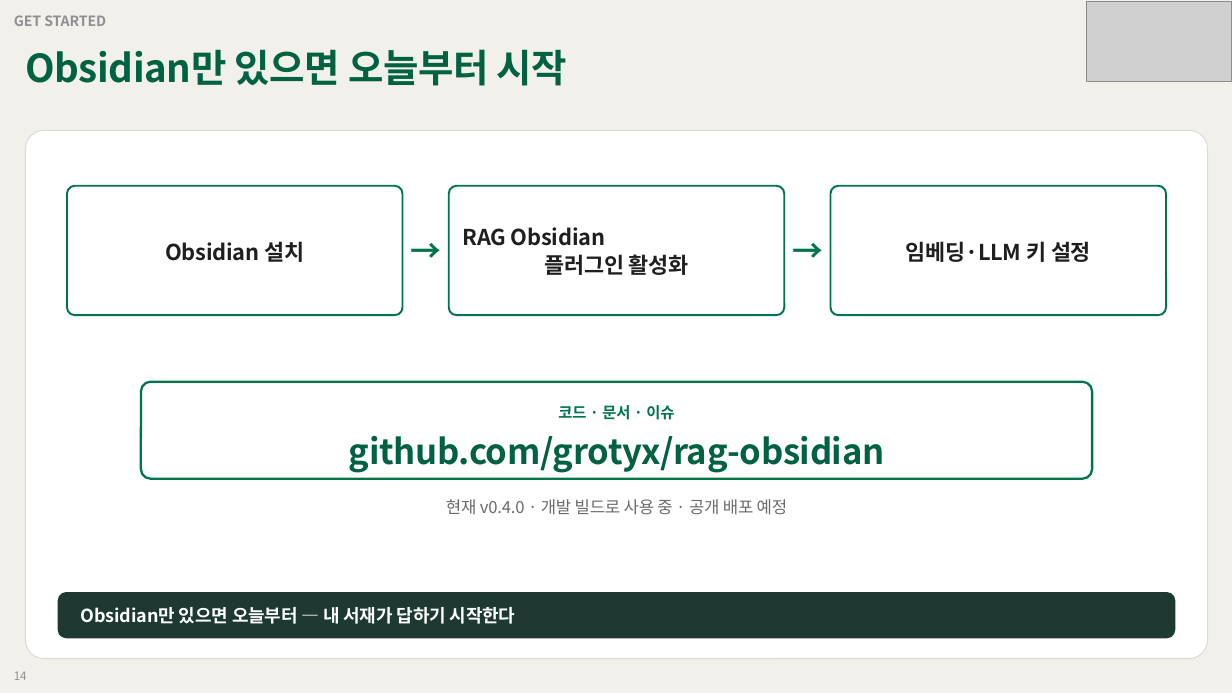
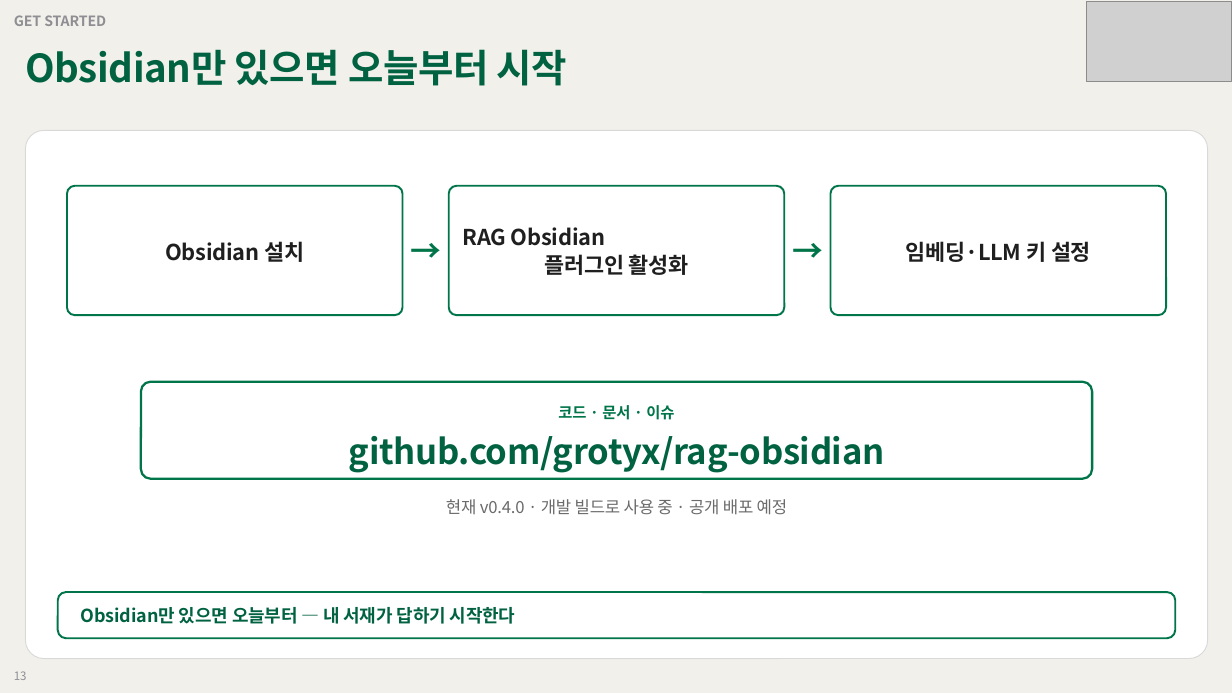
Before and after one commit to grotyx/rag-obsidian, a slide deck: slide 13 of presentation/rag_obsidian_deck.pptx (slide 14 before the commit). Drawn at 1232x693 pixels with LibreOffice and Linux fonts; fonts in the diff are those of the drawing; grey boxes stand for pictures. Boxes give left, top, right and bottom in pixels: in the first picture for what was removed or moved away, otherwise in the second. Text is boxed around its words. In the diff, an @@ line names an element or a change of style, - is before the commit and + after.

```diff
--- a/presentation/rag_obsidian_deck.pptx
+++ b/presentation/rag_obsidian_deck.pptx
@@ rounded rectangle at (58, 592, 1176, 639): fill #1E3932 to none; outline none to #00754A 1.5 pt @@
@@ text "Obsidian만 있으면 오늘부터 — 내 ..." at (81, 607, 516, 624): text colour #FFFFFF to #006241 @@
@@ text at (14, 671, 27, 680): text changed @@
-14
+13
```
Also in this commit, not shown: 13 other slides changed, 3 slides added, 1 slide removed, 5 other files.
